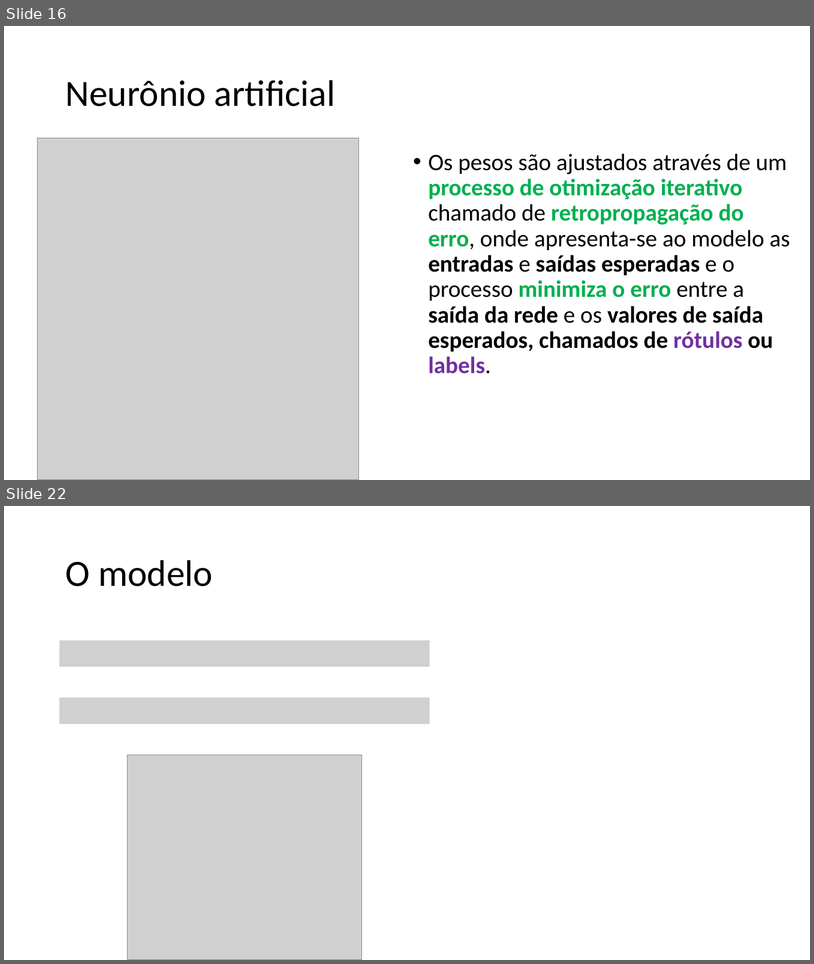
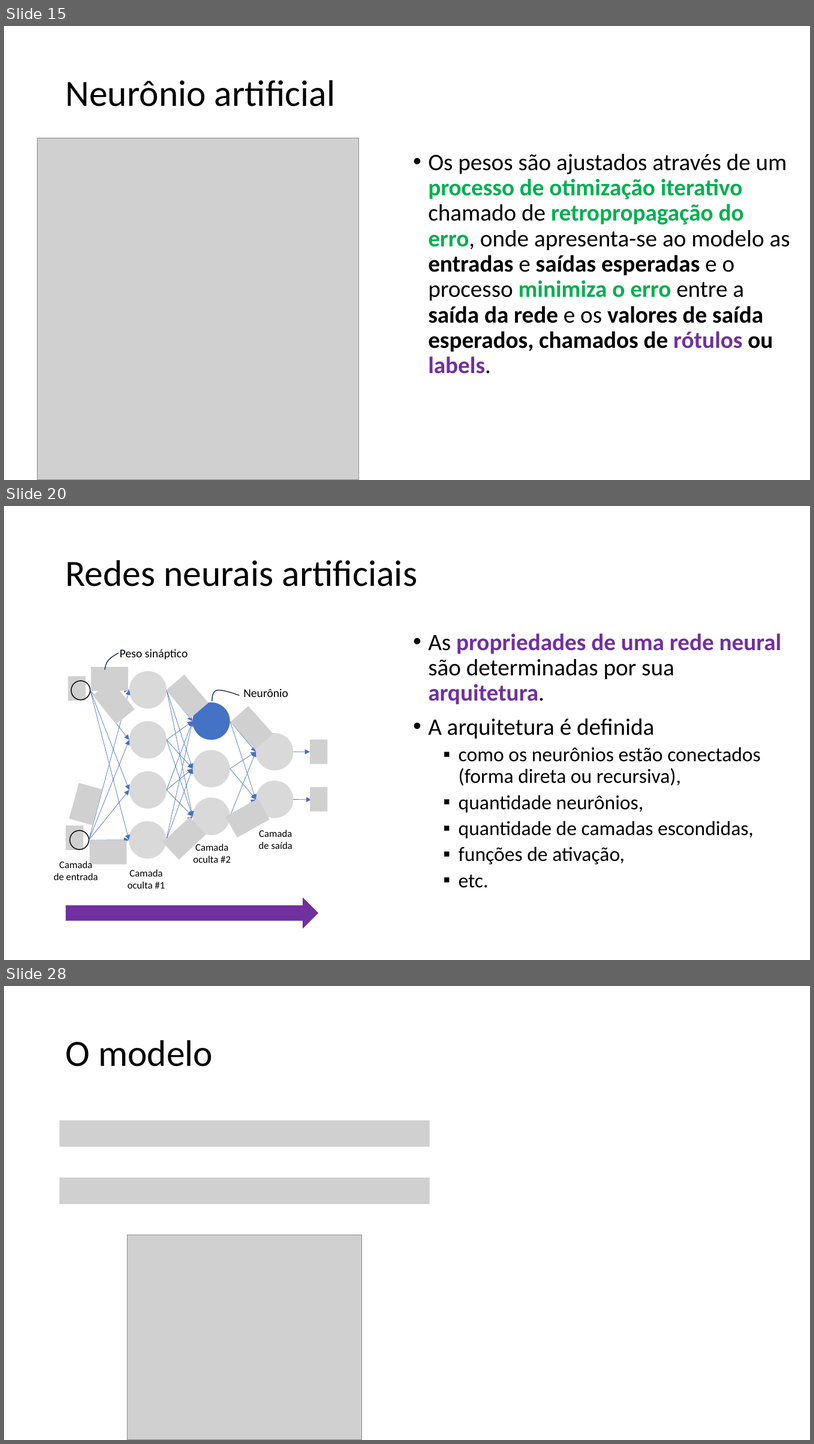
Before and after one commit to zz4fap/c24_inteligencia_artificial, a slide deck: slides/C24_MLP.pptx. Shown one above the other, each under a label of ours: slides 16 and 22 before the commit, slides 15, 20 and 28 after it; the slides between them are not shown. The pictures are 814x964 and 814x1444 pixels, drawn with LibreOffice and Linux fonts; fonts in the diff are those of the drawing; grey boxes stand for pictures. Boxes give left, top, right and bottom in pixels: in the first picture for what was removed or moved away, otherwise in the second. Text is boxed around its words. In the diff, an @@ line names an element or a change of style, - is before the commit and + after.

```diff
--- a/slides/C24_MLP.pptx
+++ b/slides/C24_MLP.pptx
@@ slide 20 added at (x1=4, y1=506, x2=810, y2=960), background #FFFFFF @@
@@ title added at (x1=65, y1=560, x2=418, y2=586), 44 pt, text #000000 @@
+Redes neurais artificiais
@@ text added at (x1=428, y1=633, x2=782, y2=888), 24 pt, text #000000 @@
+• As propriedades de uma rede neural são determinadas por sua arquitetura.
+• A arquitetura é definida
+  ▪ como os neurônios estão conectados (forma direta ou recursiva),
+  ▪ quantidade neurônios,
+  ▪ quantidade de camadas escondidas,
+  ▪ funções de ativação,
+  ▪ etc.
@@ group added at (x1=54, y1=649, x2=327, y2=888): 28 arrows, 12 pictures, 11 ellipses, 6 texts, 2 freeform shapes @@
+Neurônio
+Peso sináptico
+Camada de entrada
+Camada oculta #1
+Camada oculta #2
+Camada de saída
@@ right arrow added at (x1=66, y1=897, x2=318, y2=928), fill #7030A0 @@
@@ what was slide 16 is now slide 15 @@
@@ what was slide 22 is now slide 28 @@
```
Also in this commit, not shown: 3 slides changed, 12 other slides added, 11 slides removed.
